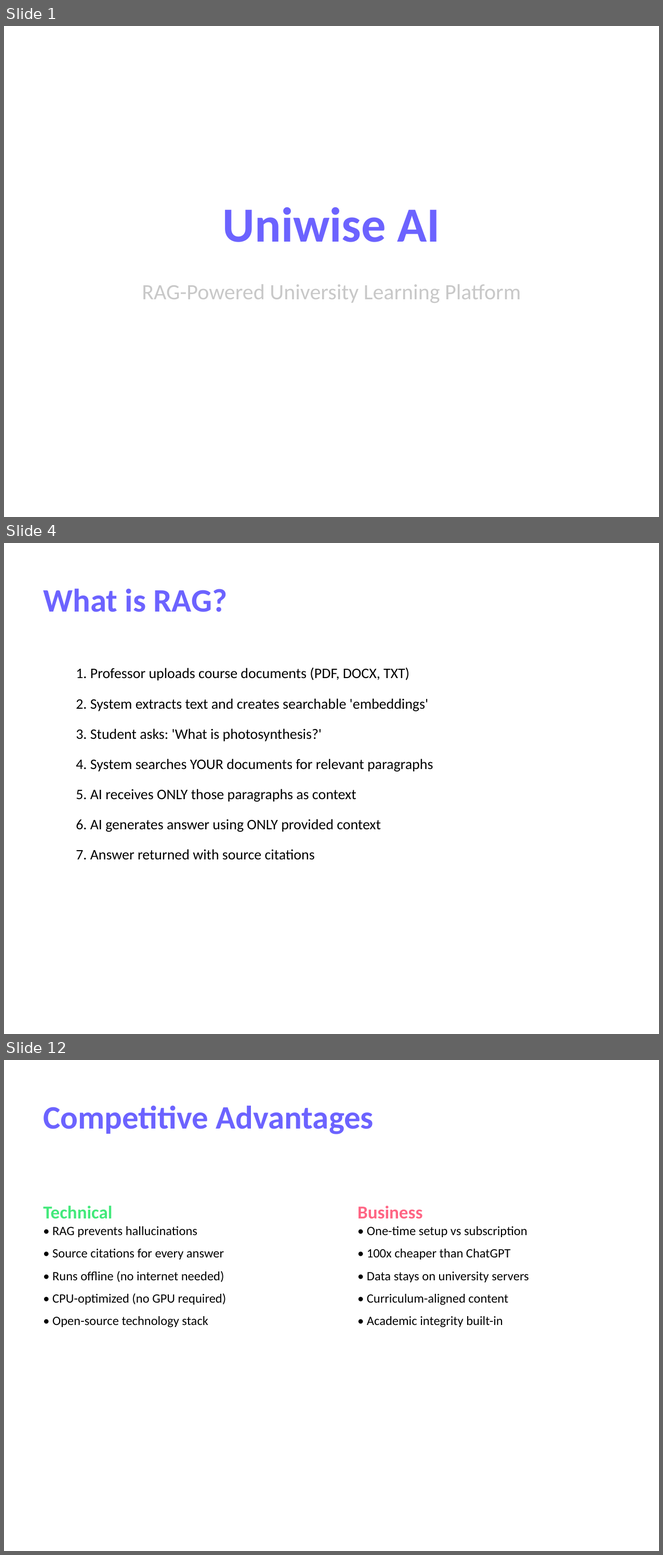
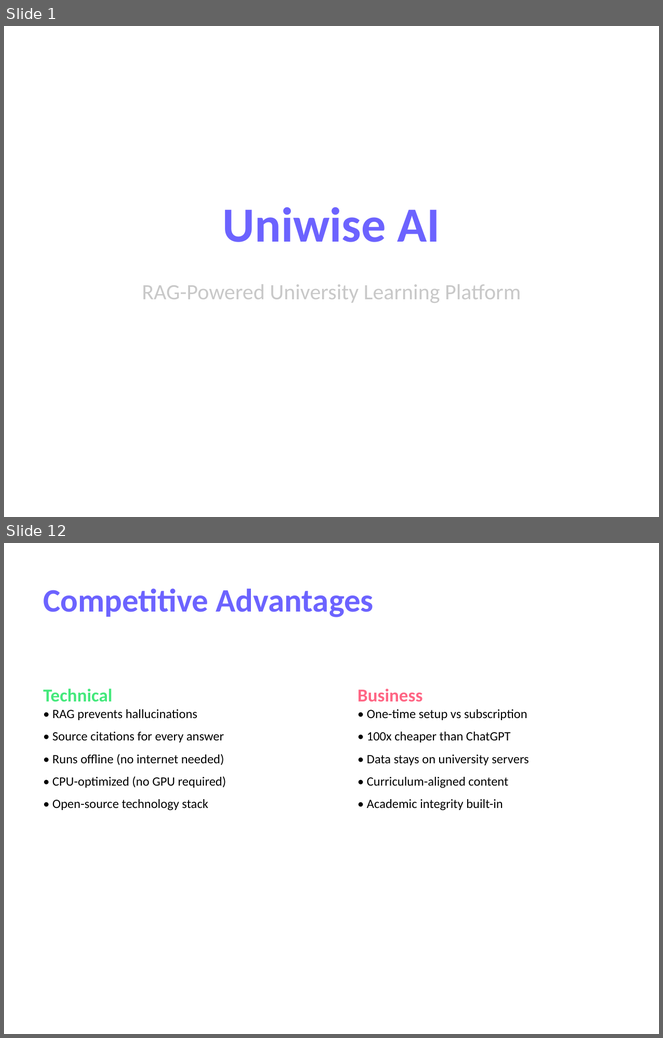
Before and after one commit to Garima040106/uniwise-ai, a slide deck: Uniwise_AI_Presentation.pptx. Shown one above the other, each under a label of ours: slides 1, 4 and 12 before the commit, slides 1 and 12 after it; the slides between them are not shown. The pictures are 663x1555 and 663x1038 pixels, drawn with LibreOffice and Linux fonts; fonts in the diff are those of the drawing. Boxes give left, top, right and bottom in pixels: in the first picture for what was removed or moved away, otherwise in the second. Text is boxed around its words. In the diff, an @@ line names an element or a change of style, - is before the commit and + after.

```diff
--- a/Uniwise_AI_Presentation.pptx
+++ b/Uniwise_AI_Presentation.pptx
@@ slide 4 removed at <box>4,543,659,1034</box>, background #FFFFFF @@
@@ text removed at <box>43,589,227,612</box> @@
-What is RAG?
@@ text removed at <box>76,667,433,860</box> @@
-1. Professor uploads course documents (PDF, DOCX, TXT)
-2. System extracts text and creates searchable 'embeddings'
-3. Student asks: 'What is photosynthesis?'
-4. System searches YOUR documents for relevant paragraphs
-5. AI receives ONLY those paragraphs as context
-6. AI generates answer using ONLY provided context
-7. Answer returned with source citations
```
Also in this commit, not shown: 7 slides changed, 3 slides added, 2 other slides removed, 1 other file.
